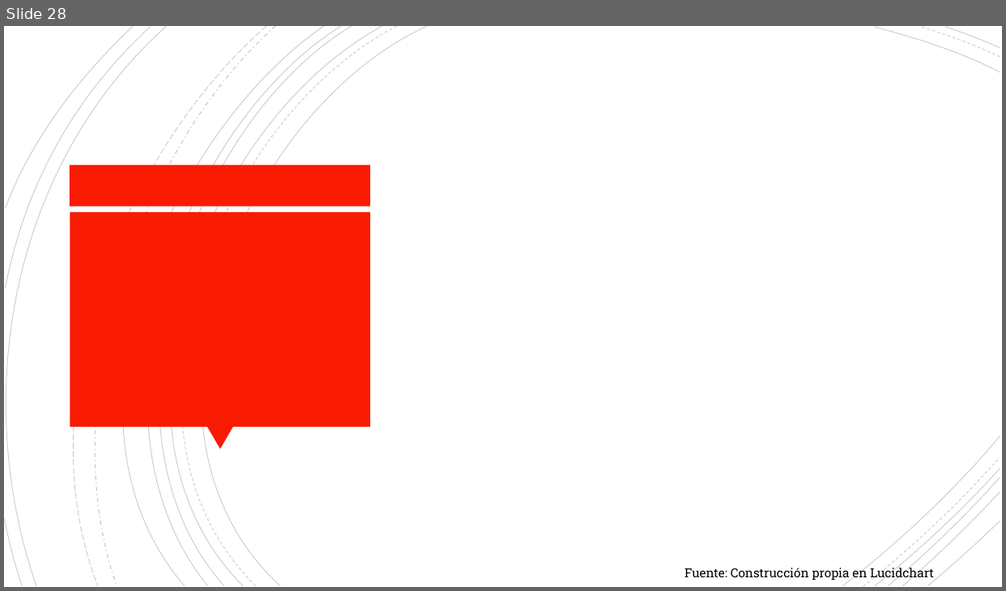
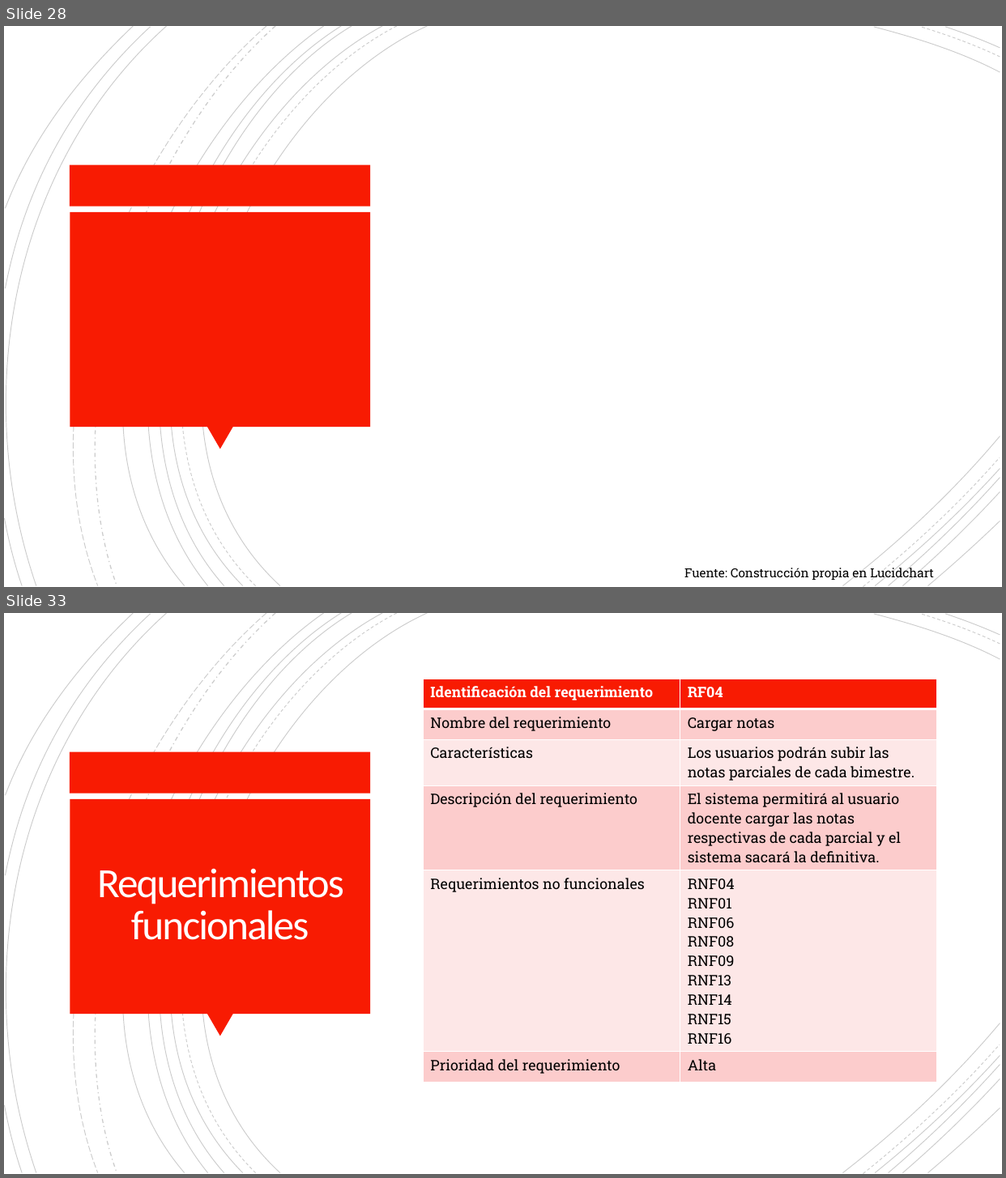
Before and after one commit to Dillan444/PROYECTO_SENA, a slide deck: PLANTEAMIENTO_DEL_PROBLEMA.pptx. Shown one above the other, each under a label of ours: slide 28 before the commit, slides 28 and 33 after it; the slides between them are not shown. The pictures are 1006x591 and 1006x1178 pixels, drawn with LibreOffice and Linux fonts; fonts in the diff are those of the drawing; background and template pictures are left out. Boxes give left, top, right and bottom in pixels: in the first picture for what was removed or moved away, otherwise in the second. Text is boxed around its words. In the diff, an @@ line names an element or a change of style, - is before the commit and + after.

```diff
--- a/PLANTEAMIENTO_DEL_PROBLEMA.pptx
+++ b/PLANTEAMIENTO_DEL_PROBLEMA.pptx
@@ slide 33 added at (4, 613, 1002, 1174), background #FFFFFF; not listed: 24 template elements that a slide beside it also shows @@
@@ table added at (424, 679, 937, 1077), 6 rows, 2 columns @@
+Identificación del requerimiento | RF04
+Nombre del requerimiento | Cargar notas
+Características | Los usuarios podrán subir las notas parciales de cada bimestre.
+Descripción del requerimiento | El sistema permitirá al usuario docente cargar las notas respectivas de cada parcial y el sistema sacará la definitiva.
+Requerimientos no funcionales | RNF04 / RNF01 / RNF06 / RNF08 / RNF09 / RNF13 / RNF14 / RNF15 / RNF16
+Prioridad del requerimiento | Alta
@@ title added at (97, 868, 344, 940), 40 pt, text #FFFEFF @@
+Requerimientos funcionales
```
Also in this commit, not shown: 4 other slides added.
